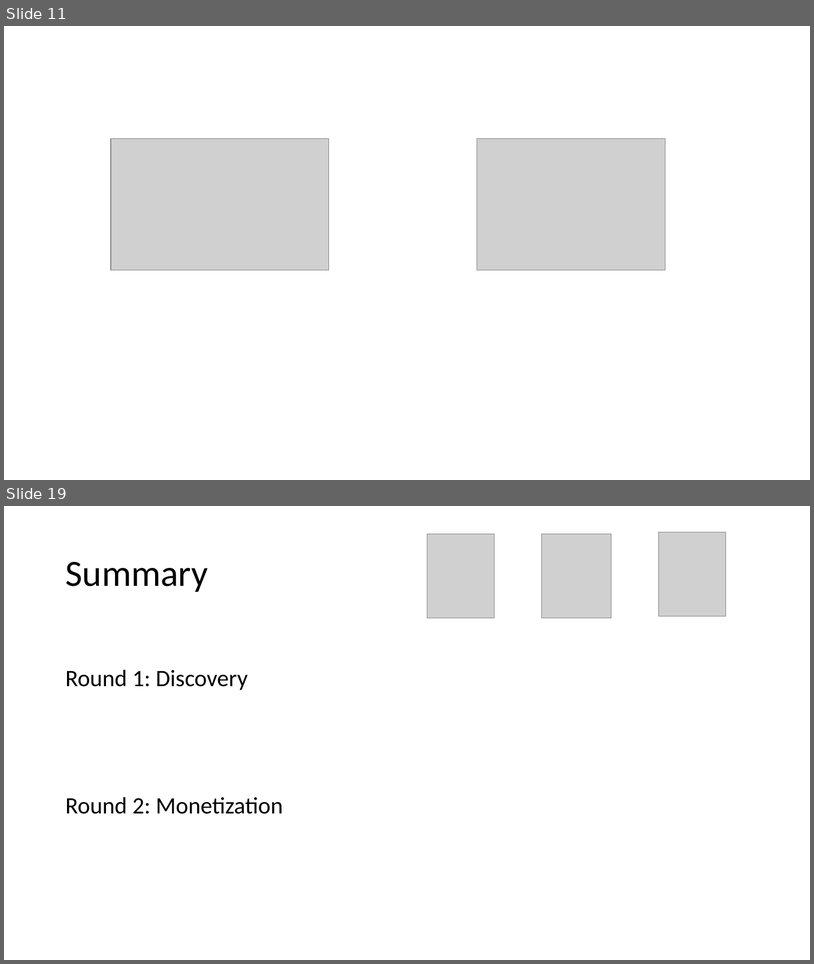
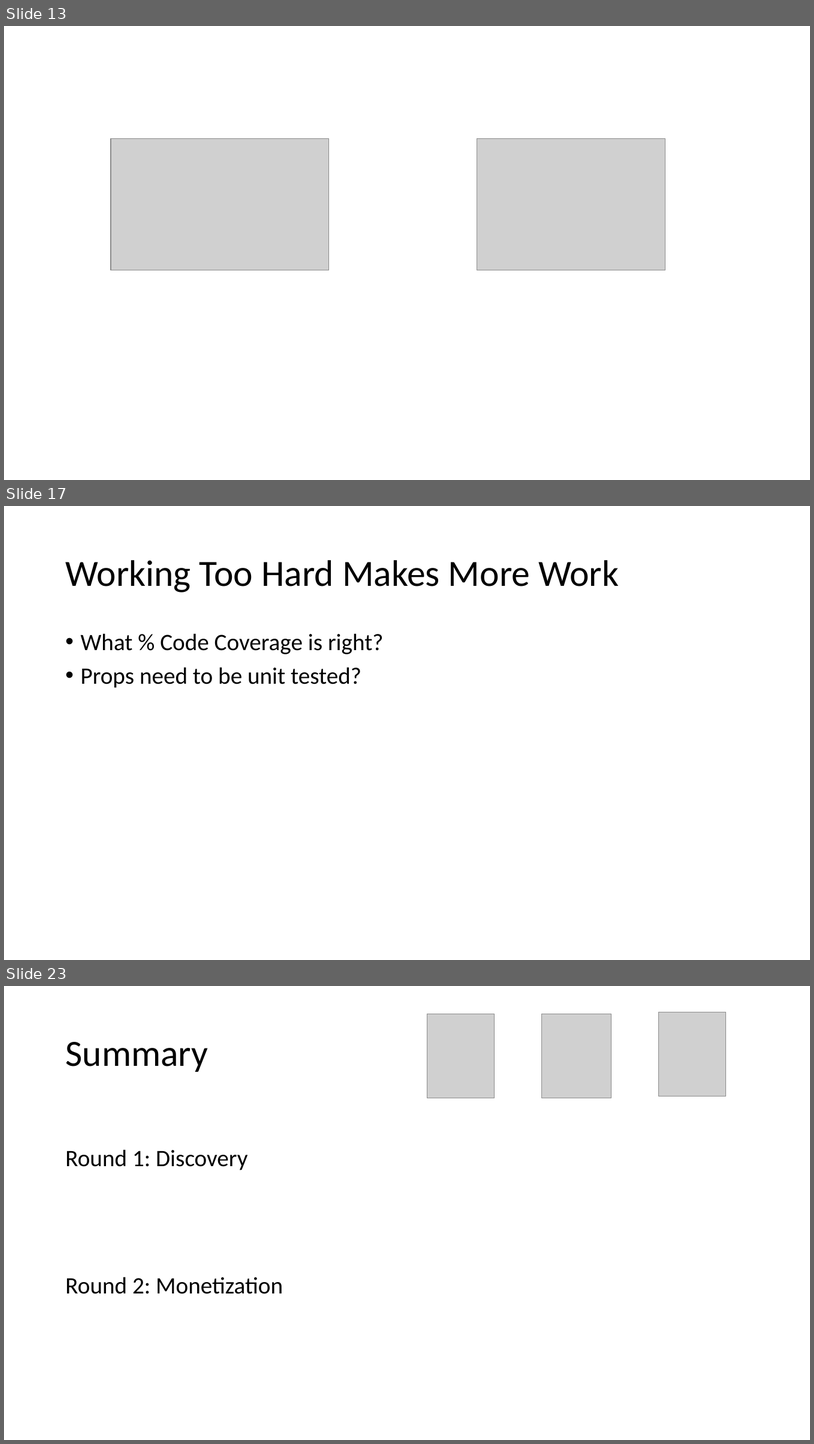
Before and after one commit to jamessdixon/REPL-Driven-Development, a slide deck: REPL-Driven-Development.pptx. Shown one above the other, each under a label of ours: slides 11 and 19 before the commit, slides 13, 17 and 23 after it; the slides between them are not shown. The pictures are 814x964 and 814x1444 pixels, drawn with LibreOffice and Linux fonts; fonts in the diff are those of the drawing; grey boxes stand for pictures. Boxes give left, top, right and bottom in pixels: in the first picture for what was removed or moved away, otherwise in the second. Text is boxed around its words. In the diff, an @@ line names an element or a change of style, - is before the commit and + after.

```diff
--- a/REPL-Driven-Development.pptx
+++ b/REPL-Driven-Development.pptx
@@ slide 17 added at bbox=[4, 506, 810, 960], background #FFFFFF @@
@@ title added at bbox=[65, 560, 619, 592], 44 pt, text #000000 @@
+Working Too Hard Makes More Work
@@ text added at bbox=[81, 633, 383, 688], 28 pt, text #000000 @@
+• What % Code Coverage is right?
+• Props need to be unit tested?
@@ what was slide 11 is now slide 13 @@
@@ what was slide 19 is now slide 23 @@
```
Also in this commit, not shown: 3 slides changed, 11 other slides added, 8 slides removed, 1 other file.
